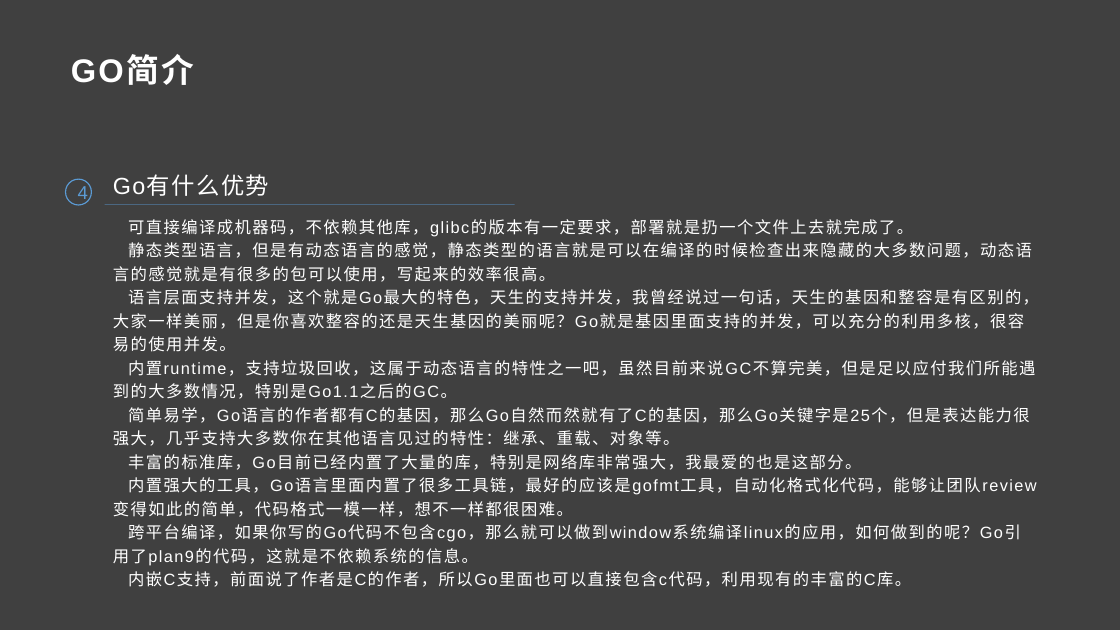
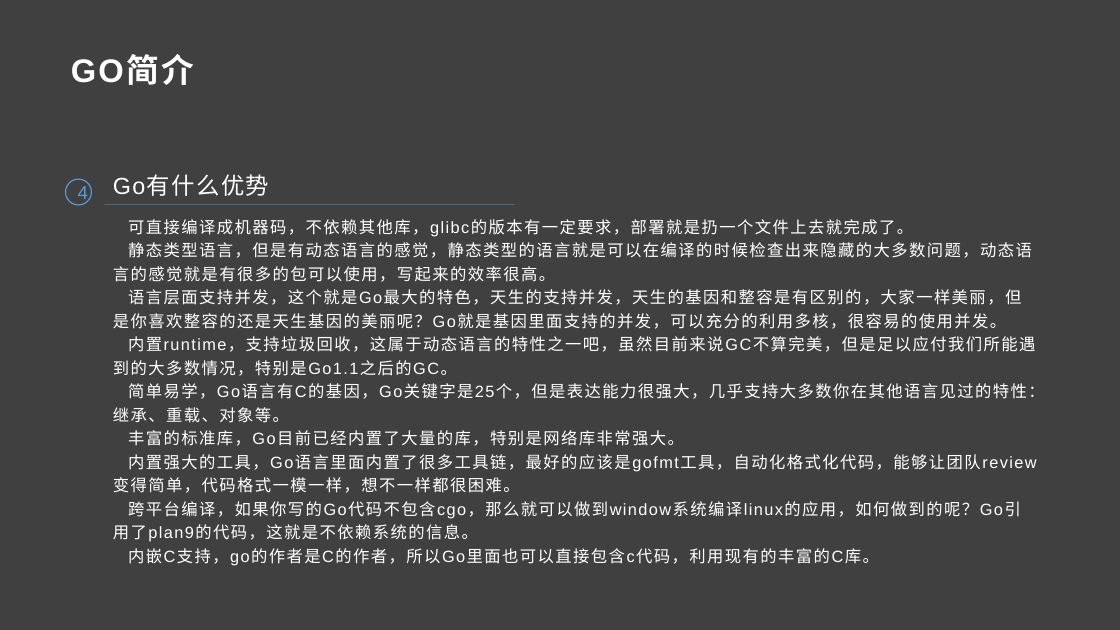
Before and after one commit to guojinchao/share, a slide deck: slide 6 of Gin框架与Pongo2模板语法搭建架构/走进GO的世界.pptx. Drawn at 1120x630 pixels with LibreOffice and Linux fonts; fonts in the diff are those of the drawing. Boxes give left, top, right and bottom in pixels: in the first picture for what was removed or moved away, otherwise in the second. Text is boxed around its words. In the diff, an @@ line names an element or a change of style, - is before the commit and + after.

```diff
--- a/Gin框架与Pongo2模板语法搭建架构/走进GO的世界.pptx
+++ b/Gin框架与Pongo2模板语法搭建架构/走进GO的世界.pptx
@@ text at box(113, 289, 1021, 329): text changed @@
-语言层面支持并发，这个就是Go最大的特色，天生的支持并发，我曾经说过一句话，天生的基因和整容是有区别的，大家一样美丽，但是你喜欢整容的还是天生基因的美丽呢？Go就是基因里面支持的并发，可以充分的利用多核，很容易的使用并发。
+语言层面支持并发，这个就是Go最大的特色，天生的支持并发，天生的基因和整容是有区别的，大家一样美丽，但是你喜欢整容的还是天生基因的美丽呢？Go就是基因里面支持的并发，可以充分的利用多核，很容易的使用并发。
@@ text at box(113, 383, 1045, 493): text changed @@
-简单易学，Go语言的作者都有C的基因，那么Go自然而然就有了C的基因，那么Go关键字是25个，但是表达能力很强大，几乎支持大多数你在其他语言见过的特性：继承、重载、对象等。
-丰富的标准库，Go目前已经内置了大量的库，特别是网络库非常强大，我最爱的也是这部分。
-内置强大的工具，Go语言里面内置了很多工具链，最好的应该是gofmt工具，自动化格式化代码，能够让团队review变得如此的简单，代码格式一模一样，想不一样都很困难。
+简单易学，Go语言有C的基因，Go关键字是25个，但是表达能力很强大，几乎支持大多数你在其他语言见过的特性：继承、重载、对象等。
+丰富的标准库，Go目前已经内置了大量的库，特别是网络库非常强大。
+内置强大的工具，Go语言里面内置了很多工具链，最好的应该是gofmt工具，自动化格式化代码，能够让团队review变得简单，代码格式一模一样，想不一样都很困难。
@@ text at box(128, 548, 879, 566): text changed @@
-内嵌C支持，前面说了作者是C的作者，所以Go里面也可以直接包含c代码，利用现有的丰富的C库。
+内嵌C支持，go的作者是C的作者，所以Go里面也可以直接包含c代码，利用现有的丰富的C库。
```
Also in this commit, not shown: 5 other slides changed.
